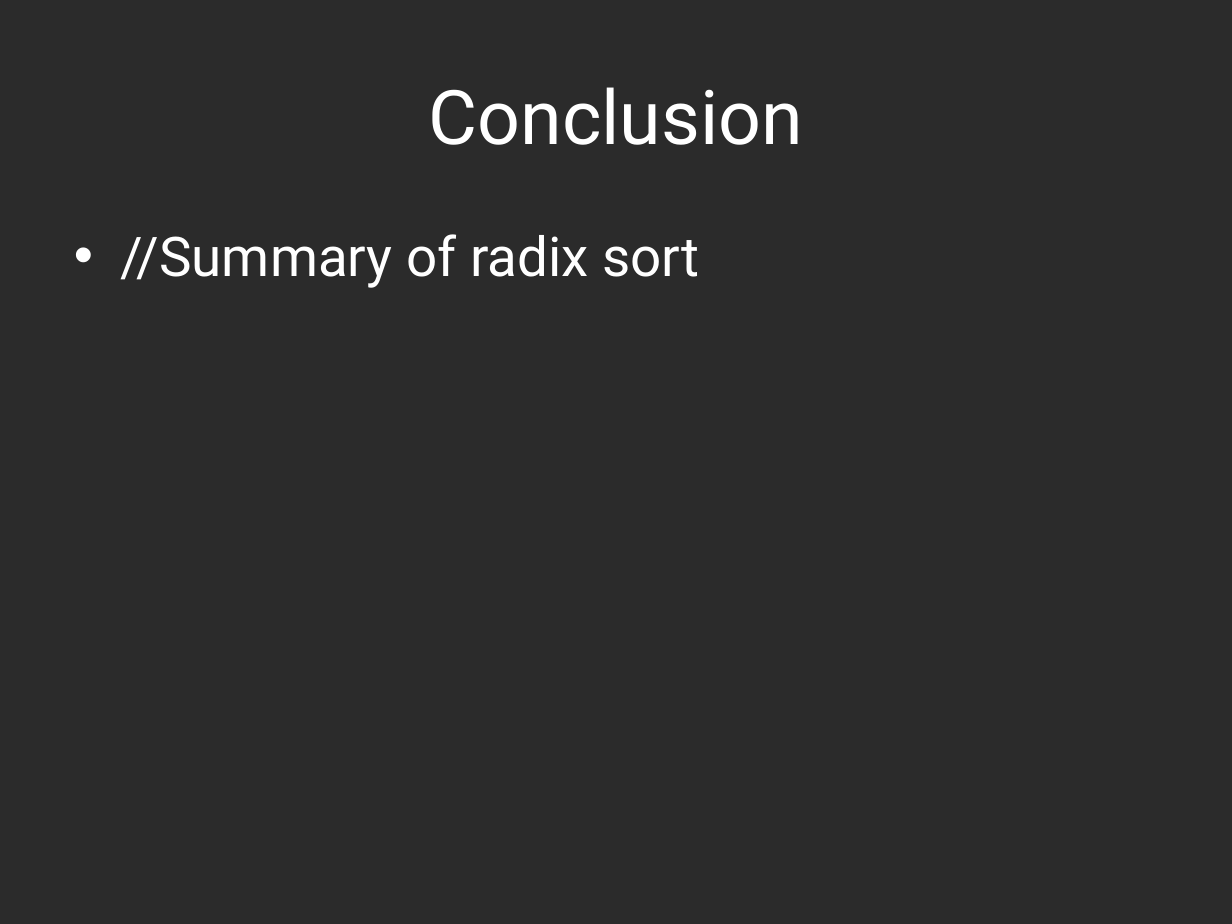
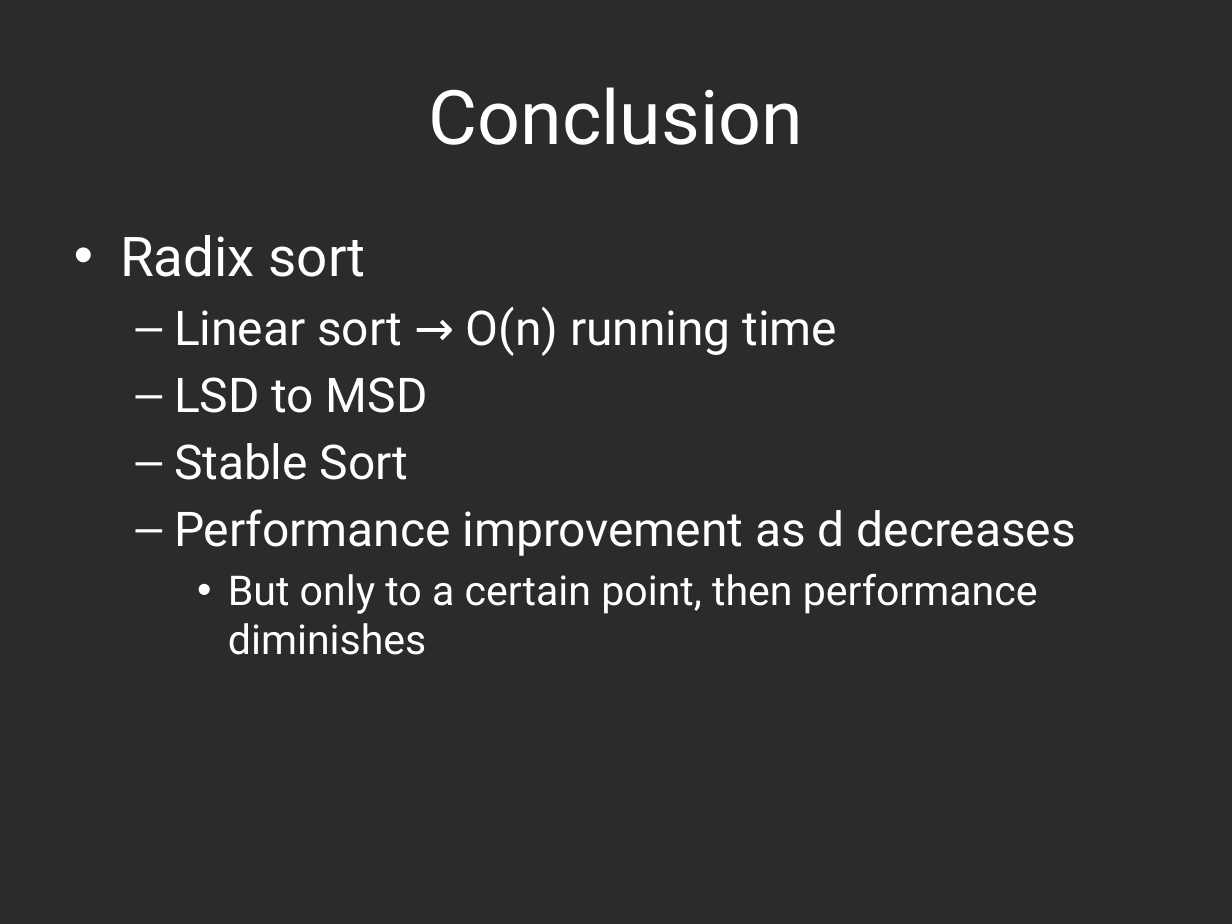
Before and after one commit to hyoshid1/project375, a slide deck: slide 8 of presentation_DRAFT.pptx (slide 7 before the commit). Drawn at 1232x924 pixels with LibreOffice and Linux fonts; fonts in the diff are those of the drawing; background and template pictures are left out; a plain dark background stands for a picture behind light text. Boxes give left, top, right and bottom in pixels: in the first picture for what was removed or moved away, otherwise in the second. Text is boxed around its words. In the diff, an @@ line names an element or a change of style, - is before the commit and + after.

```diff
--- a/presentation_DRAFT.pptx
+++ b/presentation_DRAFT.pptx
@@ text at [120,235,1076,655]: text changed; size 32 to 28 pt @@
-• //Summary of radix sort
+• Radix sort
+  – Linear sort → O(n) running time
+  – LSD to MSD
+  – Stable Sort
+  – Performance improvement as d decreases
+    • But only to a certain point, then performance diminishes
```
Also in this commit, not shown: 3 other slides changed, 2 slides added.
